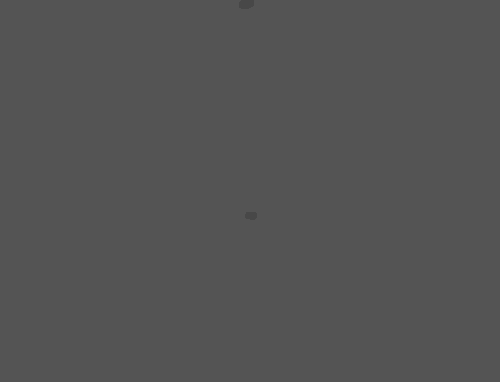
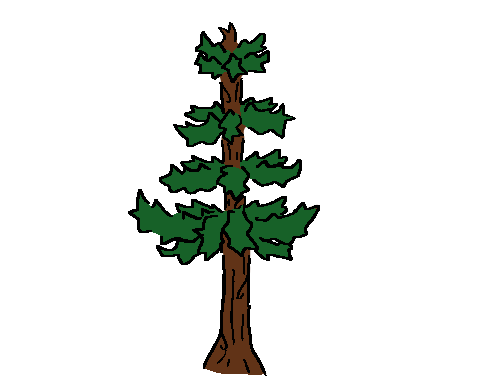
Comparing the layer stacks of the two w=500, h=382 images. Changes:
showed group "Araucaria" (7 layers) over 0, 0, 500, 382
added layer "Capa de pintura 23" in group "Araucaria" over 128, 0, 320, 320
added layer "Capa de pintura 25" in group "Araucaria" over 0, 0, 500, 382
painted on "Capa de pintura 16" over 64, 0, 384, 382
hid "Capa de pintura 1" over 214, 0, 278, 256
hid "Fondo", painted on it over 0, 0, 500, 382
